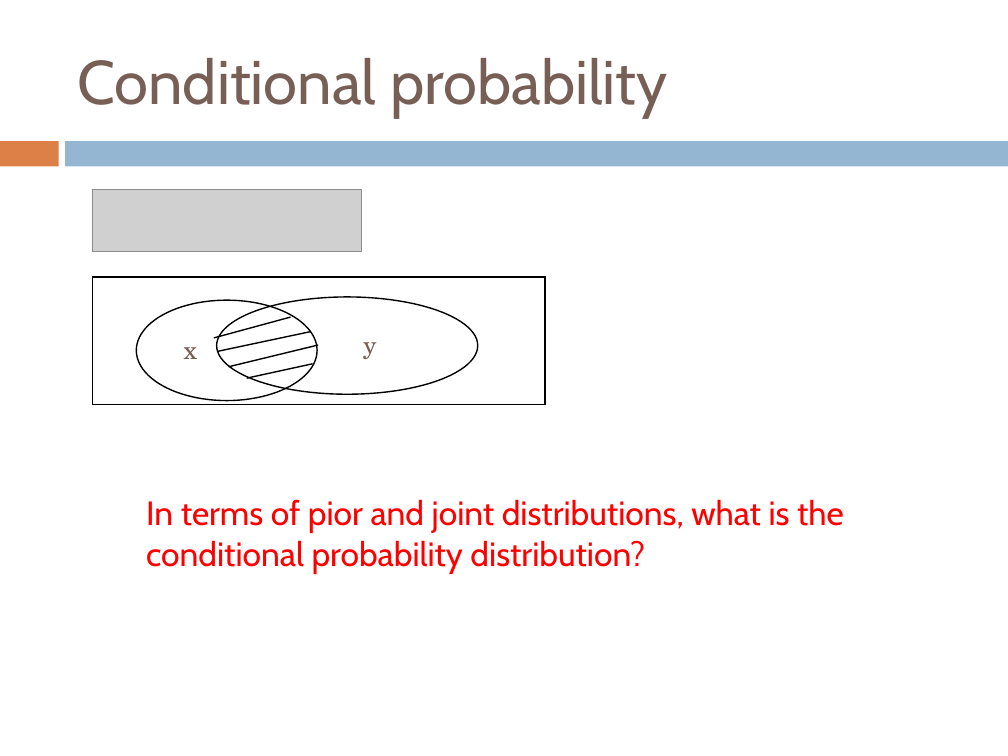
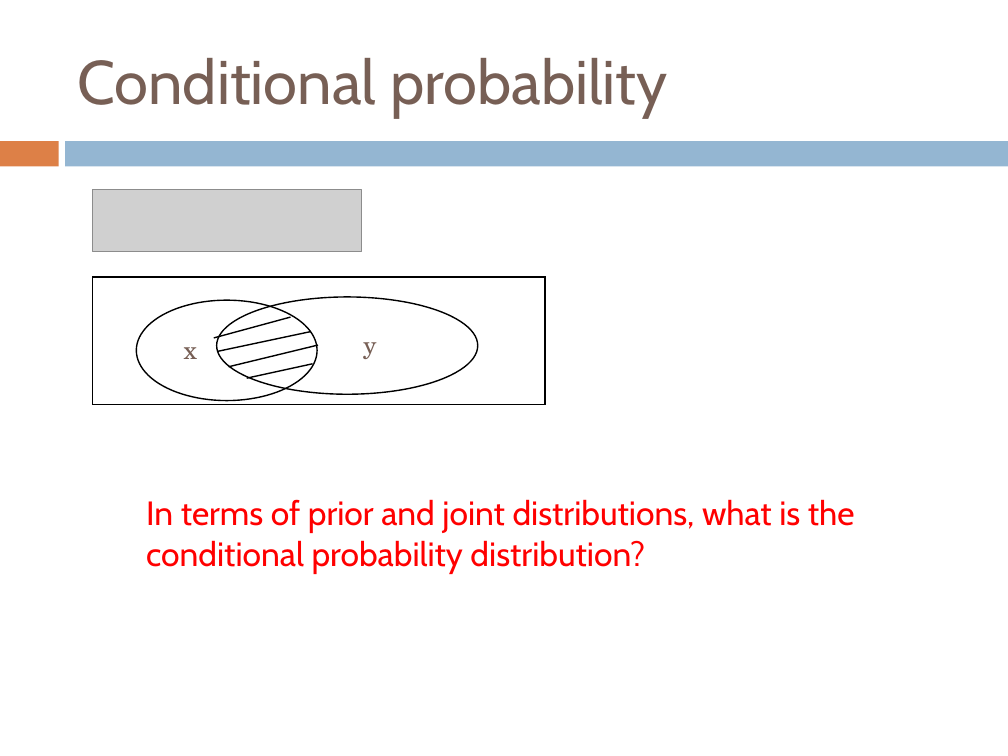
Before and after one commit to Collins-kariuk/Machine-Learning-CS158, a slide deck: slide 16 of Lectures/Lecture 13_Probability.pptx. Drawn at 1008x756 pixels with LibreOffice and Linux fonts; fonts in the diff are those of the drawing; grey boxes stand for pictures. Boxes give left, top, right and bottom in pixels: in the first picture for what was removed or moved away, otherwise in the second. Text is boxed around its words. In the diff, an @@ line names an element or a change of style, - is before the commit and + after.

```diff
--- a/Lectures/Lecture 13_Probability.pptx
+++ b/Lectures/Lecture 13_Probability.pptx
@@ text at box(146, 499, 855, 574): text changed @@
-In terms of pior and joint distributions, what is the conditional probability distribution?
+In terms of prior and joint distributions, what is the conditional probability distribution?
```
Also in this commit, not shown: 8 other slides changed.
